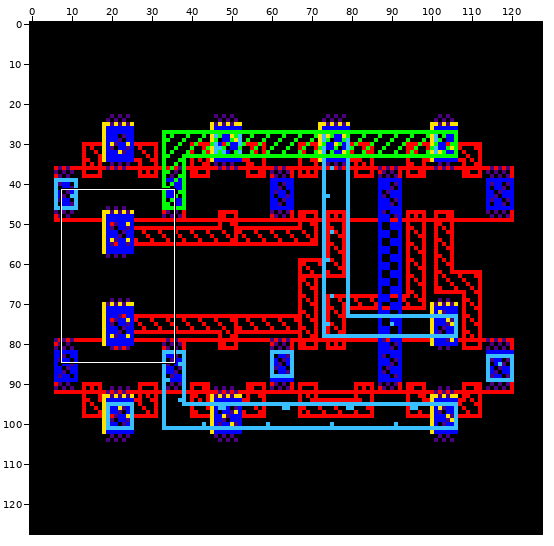
Sprite sheet -- TIGFET10nm/G4_XNOR2_N1/layout/thumbnail_128x128.png. Above, an overview of the earlier version with the close-up marked.
Close-up. As it was:
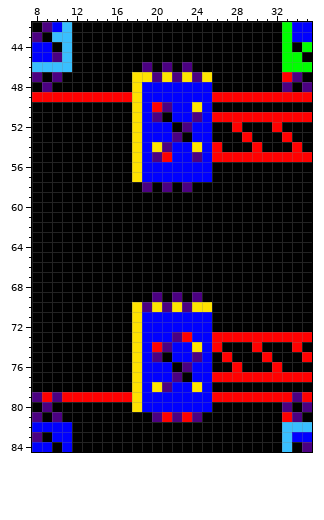
The file is 128x128 pixels. Shown: x 8..35, y 42..84.
After the commit:
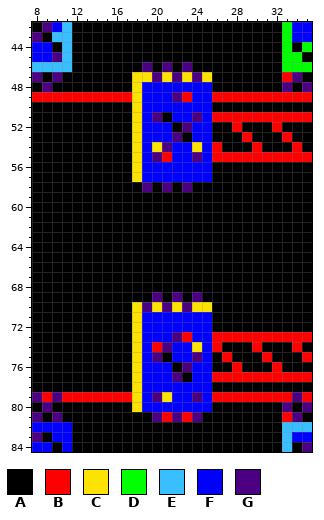
Palette (. is transparent): A #000000  B #ff0000  C #ffe300  D #00ff00  E #39bfff  F #0000ff  G #4b0082
The edit:
Colour F gives way to colour B in row 49 at x 23.
Colour F gives way to colour C in row 79 at x 21.
Colour B gives way to colour F in row 50 at x 20.
Colour C gives way to colour F in row 50 at x 24; in row 78 at x 20 and 24.
Colour G gives way to colour F in row 50 at x 21; in row 78 at x 21.
Colour F gives way to colour G in row 49 at x 22; in row 79 at x 20 and 24.
Changed places in both close-ups, as pixel boxes (x1, y1, x2, y2):
changed: (152, 92, 202, 112)
changed: (152, 382, 202, 402)
